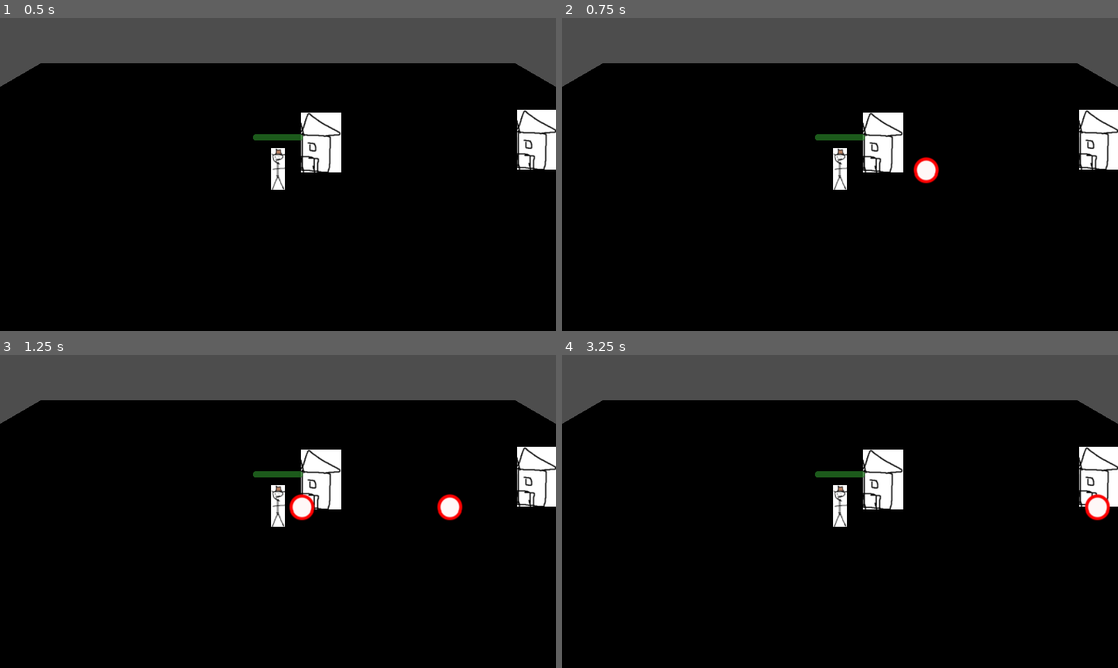
Above: before the commit, frames 1-4 (two rows, left to right).
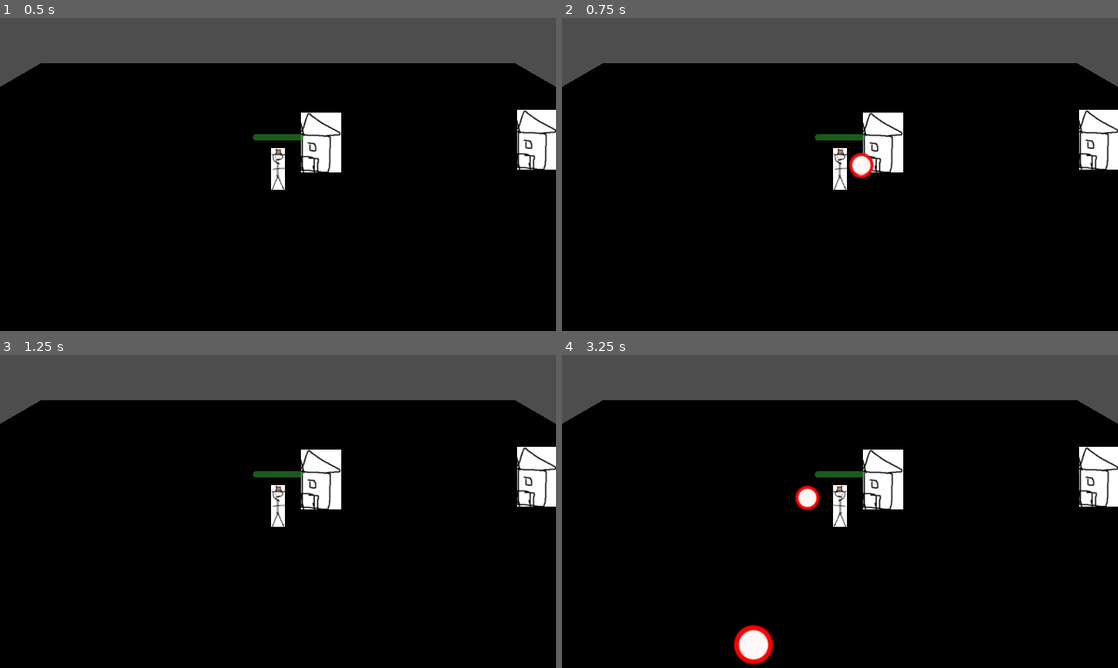
Above: after the commit, the same moments.

Repository: Tristan-Walker/2DTopDownWesternSurvivor
Game: Godot game, scene res://main.tscn
Two runs of this game, one before a commit and one after it. Both use one fixed random seed, a clock stepped at 60 frames per second and the inputs below.
Inputs (mouse positions are in pixels of both pictures, inside the frame that each line leads up to):
- Up to frame 1 (0.5 s): no input
- Up to frame 2 (0.75 s): tap Enter at 0.5 s; move the mouse to (962, 158) at 0.52 s; hold Right (shoot_right) from 0.53 s (still down); click (962, 158) at 0.67 s
- Up to frame 3 (1.25 s): keep holding Right (shoot_right)
- Up to frame 4 (3.25 s): release Right (shoot_right) at 1.25 s; drag from (728, 527) to (812, 574) at 1.27 s; move the mouse to (895, 442) at 2.02 s; hold Right (shoot_right) 2.03-2.75 s; click (895, 442) at 2.17 s; drag from (812, 574) to (673, 464) at 2.77 s

Frame 1 is identical in both runs. In frame 2, 0.6% of the frame differs, in the area x 51-68%, y 42-53%; in frame 3, 0.6%; in frame 4, 1.4%, in the area x 30-99%, y 41-99%.

Commit message:
Mouse shooting, enemies deal continuous damage

Diff:
--- a/character_body_3d.gd
+++ b/character_body_3d.gd
@@ -14,7 +14,7 @@
 
 func _physics_process(_delta: float) -> void:
 
-	# Player Movement
+	# PLAYER MOVEMENT
 	var input_dir := Input.get_vector("move_left", "move_right", "move_up", "move_down")
 
 	var direction := Vector3(input_dir.x, 0, input_dir.y)
@@ -31,25 +31,45 @@
 
 	move_and_slide()
 
-	# Player Shooting
-	fire_timer -= _delta
-	var shoot_dir = Vector3.ZERO
+	# PLAYER SHOOTING
+	# Check for left-click
+	if Input.is_mouse_button_pressed(MOUSE_BUTTON_LEFT):
+		if $ShotTimer.is_stopped():
+			# 1. Get where the mouse is on the floor
+			var target_pos = get_mouse_world_position()
 
-	if Input.is_action_pressed("shoot_right"):
-		shoot_dir = Vector3.RIGHT
-	elif Input.is_action_pressed("shoot_left"):
-		shoot_dir = Vector3.LEFT
-	elif Input.is_action_pressed("shoot_up"):
-		shoot_dir = Vector3.FORWARD
-	elif Input.is_action_pressed("shoot_down"):
-		shoot_dir = Vector3.BACK
+			# 2. Calculate direction (Target - Start)
+			var shoot_dir = (target_pos - global_position).normalized()
+			shoot_dir.y = 0             # We set Y to 0 so the bullet doesn't fly into the sky or floor
 
-	if shoot_dir != Vector3.ZERO:
-		last_shoot_dir = shoot_dir
+			# 3. Shoot in the direction
+			shoot(shoot_dir)
 
-	if shoot_dir != Vector3.ZERO and fire_timer <= 0:
-		shoot(last_shoot_dir)
-		fire_timer = fire_rate
+			# 4. Restart timer
+			$ShotTimer.start(fire_rate)
+
+			# 5. Flip the player sprite based on mouse position
+			if target_pos.x < global_position.x:
+				$Sprite3D.flip_h = true
+			else:
+				$Sprite3D.flip_h = false
+
+func get_mouse_world_position() -> Vector3:
+	var mouse_pos = get_viewport().get_mouse_position()
+	var camera = get_viewport().get_camera_3d()
+
+	# Create a ray from the camera through the mouse position
+	var ray_origin = camera.project_ray_origin(mouse_pos)
+	var ray_direction = camera.project_ray_normal(mouse_pos)
+
+	# Find where that ray hits the horizontal plane (Y=0, where your floor is)
+	# This math finds the intersection point on the flat 3D floor
+	var plane = Plane(Vector3.UP, 0)
+	var intersection = plane.intersects_ray(ray_origin, ray_direction)
+
+	if intersection:
+		return intersection
+	return global_position # Fallback if mouse is off-screen
 
 # Spawning the bullets
 func shoot(dir: Vector3) -> void:
--- a/enemy.gd
+++ b/enemy.gd
@@ -33,16 +33,21 @@
 		queue_free()
 
 func _on_attack_area_body_entered(body: Node3D) -> void:
+	# 1. Store the player so the timer knows who to hit
+	player_in_range = body
+
+	# 2. Deal first hit of damage
 	if body.is_in_group("player"):
 		if body.has_method("take_damage"):
 			body.take_damage(damage_amount)
 
+	# 3. Start the repeating clock for the next hits
+	$DamageTimer.start()
 
 func _on_timer_timeout() -> void:
 	if player_in_range:
 		player_in_range.take_damage(damage_amount)
 
-
 func _on_attack_area_body_exited(body: Node3D) -> void:
 	if body == player_in_range:
 		player_in_range = null
--- a/enemy.tscn
+++ b/enemy.tscn
@@ -25,8 +25,8 @@
 [node name="CollisionShape3D" type="CollisionShape3D" parent="AttackArea" unique_id=1744902086]
 shape = SubResource("CylinderShape3D_4gyqm")
 
-[node name="Timer" type="Timer" parent="." unique_id=1572745435]
+[node name="DamageTimer" type="Timer" parent="." unique_id=1572745435]
 
 [connection signal="body_entered" from="AttackArea" to="." method="_on_attack_area_body_entered"]
 [connection signal="body_exited" from="AttackArea" to="." method="_on_attack_area_body_exited"]
-[connection signal="timeout" from="Timer" to="." method="_on_timer_timeout"]
+[connection signal="timeout" from="DamageTimer" to="." method="_on_timer_timeout"]
--- a/main.tscn
+++ b/main.tscn
@@ -40,6 +40,7 @@
 
 [node name="MeshInstance3D" type="MeshInstance3D" parent="." unique_id=185474831]
 transform = Transform3D(10, 0, 0, 0, 1, 0, 0, 0, 10, 0, 0, 0)
+layers = 513
 mesh = SubResource("PlaneMesh_0xm2m")
 
 [node name="Player" type="CharacterBody3D" parent="." unique_id=1208040698 groups=["player"]]
@@ -86,6 +87,10 @@
 transform = Transform3D(0.5, 0, 0, 0, 0.5, 0, 0, 0, 0.5, 0, 1.25, 0)
 billboard = 1
 texture = SubResource("ViewportTexture_4c57u")
+
+[node name="ShotTimer" type="Timer" parent="Player" unique_id=96856578]
+wait_time = 0.3
+one_shot = true
 
 [node name="EnemySpawner" type="Node3D" parent="." unique_id=1823574857]
 script = ExtResource("5_lquwl")
